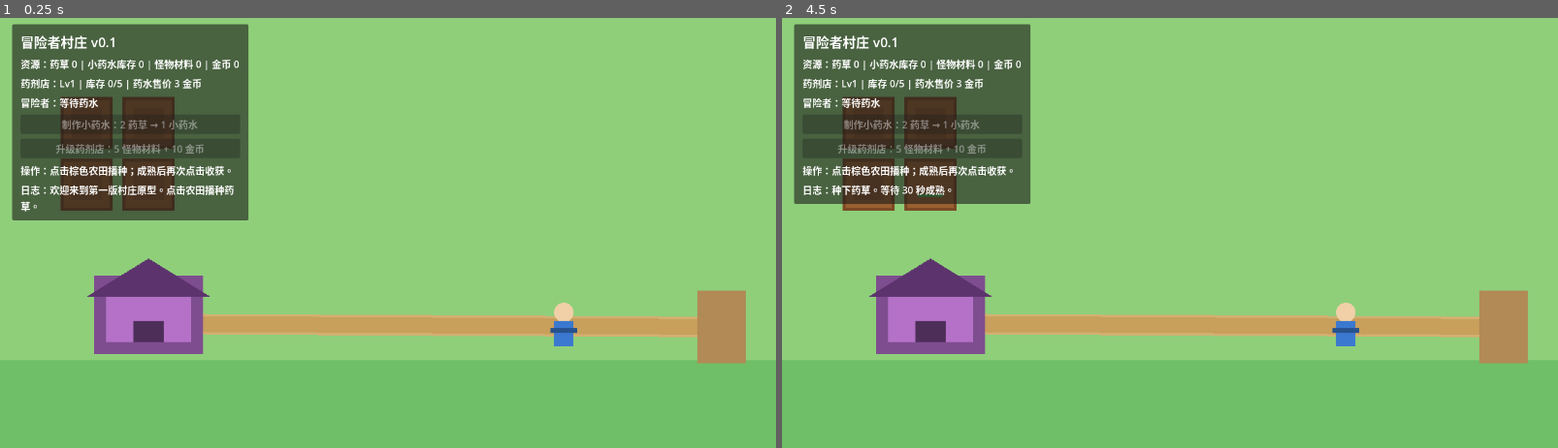
Above: before the commit, frames 1-2 (left to right).
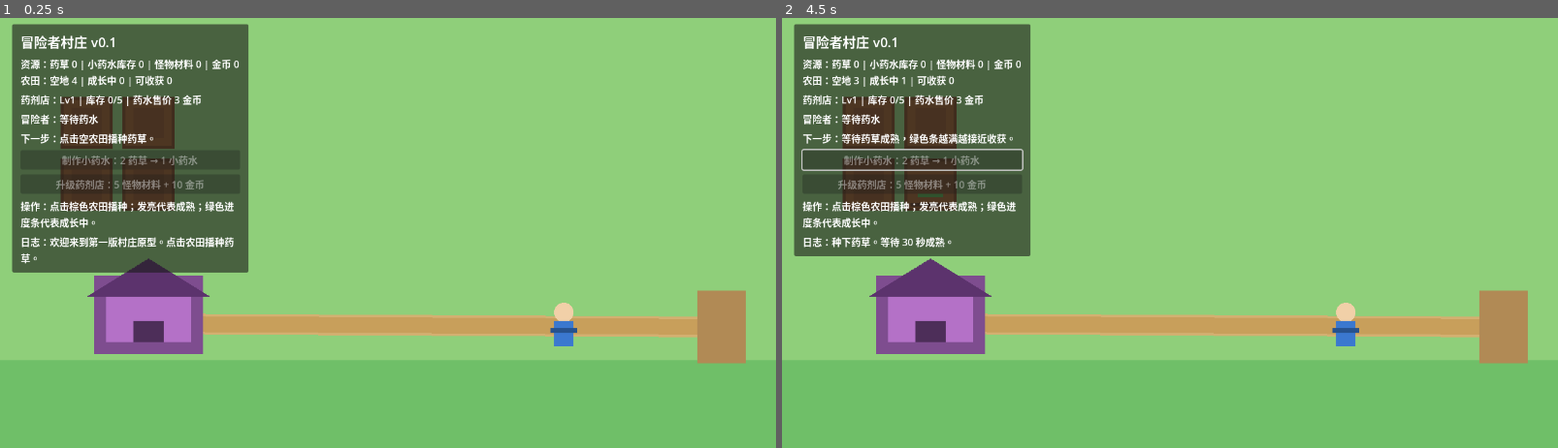
Above: after the commit, the same moments.

Repository: coddeerr/collapse
Game: Godot game, scene res://scenes/main.tscn
The game is run twice, just before and just after one commit, with the same random seed, the same clock (stepped at 60 frames per second) and the same inputs.
Inputs (mouse positions are in pixels of both pictures, inside the frame that each line leads up to):
- Up to frame 1 (0.25 s): no input
- Up to frame 2 (4.5 s): tap Enter at 0.5, 2, 3.5 s; move the mouse to (1340, 207) at 0.52 s; click (1340, 207) at 0.67 s; tap Space at 1.25, 2.75, 4.25 s; move the mouse to (1014, 250) at 1.27 s; click (1014, 250) at 1.42 s; move the mouse to (1247, 134) at 2.02 s; click (1247, 134) at 2.17 s; move the mouse to (1131, 319) at 2.77 s; click (1131, 319) at 2.92 s; move the mouse to (1402, 297) at 3.52 s; click (1402, 297) at 3.67 s; move the mouse to (937, 164) at 4.27 s; click (937, 164) at 4.42 s

The runs differ from the first frame. In frame 1, 6.7% of the frame differs, in the area x 1-32%, y 13-60%; in frame 2, 6.5%.

Commit message:
Capture art direction and prototype entry point

Diff:
--- a/scripts/main.gd
+++ b/scripts/main.gd
@@ -23,6 +23,7 @@
 const SHOP_UPGRADE_MATERIAL_COST := 5
 const SHOP_UPGRADE_GOLD_COST := 10
 
+const EXPEDITION_BAR_SIZE := Vector2(180, 14)
 const FARM_PLOT_SIZE := Vector2(86, 86)
 const WAIT_POS := Vector2(930, 520)
 const SHOP_POS := Vector2(245, 515)
@@ -44,6 +45,7 @@
 var resource_label: Label
 var shop_label: Label
 var adventurer_label: Label
+var objective_label: Label
 var hint_label: Label
 var log_label: Label
 var craft_button: Button
@@ -123,6 +125,11 @@
 	adventurer_label = Label.new()
 	box.add_child(adventurer_label)
 
+	objective_label = Label.new()
+	objective_label.add_theme_font_size_override("font_size", 16)
+	objective_label.autowrap_mode = TextServer.AUTOWRAP_WORD_SMART
+	box.add_child(objective_label)
+
 	craft_button = Button.new()
 	craft_button.text = "制作小药水：2 药草 → 1 小药水"
 	craft_button.pressed.connect(_on_craft_pressed)
@@ -133,7 +140,7 @@
 	box.add_child(upgrade_button)
 
 	hint_label = Label.new()
-	hint_label.text = "操作：点击棕色农田播种；成熟后再次点击收获。"
+	hint_label.text = "操作：点击棕色农田播种；发亮代表成熟；绿色进度条代表成长中。"
 	hint_label.autowrap_mode = TextServer.AUTOWRAP_WORD_SMART
 	box.add_child(hint_label)
 
@@ -240,11 +247,12 @@
 
 
 func _update_ui() -> void:
-	resource_label.text = "资源：药草 %d | 小药水库存 %d | 怪物材料 %d | 金币 %d" % [
+	resource_label.text = "资源：药草 %d | 小药水库存 %d | 怪物材料 %d | 金币 %d\n农田：%s" % [
 		herbs,
 		potion_stock,
 		monster_materials,
 		gold,
+		_get_plot_summary_text(),
 	]
 
 	shop_label.text = "药剂店：Lv%d | 库存 %d/%d | 药水售价 %d 金币" % [
@@ -255,6 +263,8 @@
 	]
 
 	adventurer_label.text = "冒险者：%s" % _get_adventurer_state_text()
+	objective_label.text = "下一步：%s" % _get_objective_text()
+
 	craft_button.disabled = herbs < HERBS_PER_POTION or potion_stock >= shop_capacity
 	upgrade_button.text = "升级药剂店：%d 怪物材料 + %d 金币" % [
 		SHOP_UPGRADE_MATERIAL_COST,
@@ -278,12 +288,65 @@
 	return "未知"
 
 
+func _get_plot_summary_text() -> String:
+	return "空地 %d | 成长中 %d | 可收获 %d" % [
+		_count_plots(CropState.EMPTY),
+		_count_plots(CropState.GROWING),
+		_count_plots(CropState.MATURE),
+	]
+
+
+func _get_objective_text() -> String:
+	if monster_materials >= SHOP_UPGRADE_MATERIAL_COST and gold >= SHOP_UPGRADE_GOLD_COST:
+		return "升级药剂店，扩大药水库存上限。"
+	if _count_plots(CropState.MATURE) > 0:
+		return "点击发亮的农田，收获药草。"
+	if herbs >= HERBS_PER_POTION and potion_stock < shop_capacity:
+		return "制作小药水，补给下一次出征。"
+	if adventurer_state == AdventurerState.EXPEDITION:
+		return "等待冒险者回村，带回怪物材料。"
+	if adventurer_state == AdventurerState.GOING_TO_SHOP:
+		return "冒险者正在买药水，准备出村。"
+	if adventurer_state == AdventurerState.GOING_TO_EXIT:
+		return "冒险者正前往出口，马上开始出征。"
+	if adventurer_state == AdventurerState.RETURNING:
+		return "冒险者正在回村，准备结算下一轮。"
+	if potion_stock > 0:
+		return "药剂店已有库存，冒险者会自动购买。"
+	if _count_plots(CropState.GROWING) > 0:
+		return "等待药草成熟，绿色条越满越接近收获。"
+	if _count_plots(CropState.EMPTY) > 0:
+		return "点击空农田播种药草。"
+	return "继续种药草、制药水、供给冒险者。"
+
+
+func _count_plots(state_value: int) -> int:
+	var count := 0
+	for plot in plots:
+		if int(plot["state"]) == state_value:
+			count += 1
+	return count
+
+
+func _draw_expedition_progress() -> void:
+	if adventurer_state != AdventurerState.EXPEDITION:
+		return
+
+	var progress := 1.0 - expedition_timer / EXPEDITION_TIME
+	var bar_position := Vector2(800, 72)
+	var bar_rect := Rect2(bar_position, EXPEDITION_BAR_SIZE)
+	draw_rect(bar_rect.grow(4), Color("#4e3d2c"))
+	draw_rect(bar_rect, Color("#2e261d"))
+	draw_rect(Rect2(bar_position, Vector2(EXPEDITION_BAR_SIZE.x * clampf(progress, 0.0, 1.0), EXPEDITION_BAR_SIZE.y)), Color("#f0c15a"))
+
+
 func _draw_world() -> void:
 	draw_rect(Rect2(Vector2.ZERO, Vector2(1280, 720)), Color("#8fcf7a"))
 	draw_rect(Rect2(Vector2(0, 575), Vector2(1280, 145)), Color("#6fbf68"))
 	draw_line(SHOP_POS, EXIT_POS, Color("#d3b071"), 34.0)
 	draw_line(SHOP_POS, EXIT_POS, Color("#c89f5b"), 26.0)
 	draw_rect(Rect2(EXIT_POS + Vector2(-30, -60), Vector2(80, 120)), Color("#b18a55"))
+	_draw_expedition_progress()
 
 
 func _draw_farm() -> void:
@@ -298,12 +361,17 @@
 			CropState.GROWING:
 				var progress := 1.0 - float(plot["timer"]) / GROW_TIME
 				var crop_rect := rect.grow(-22)
+				var progress_bar := Rect2(rect.position + Vector2(10, rect.size.y - 13), Vector2((rect.size.x - 20) * clampf(progress, 0.0, 1.0), 6))
 				crop_rect.size.y *= clampf(progress, 0.15, 1.0)
 				crop_rect.position.y = rect.position.y + rect.size.y - 22 - crop_rect.size.y
 				draw_rect(crop_rect, Color("#51a64b"))
+				draw_rect(Rect2(rect.position + Vector2(10, rect.size.y - 13), Vector2(rect.size.x - 20, 6)), Color("#5e3c24"))
+				draw_rect(progress_bar, Color("#b9e56d"))
 			CropState.MATURE:
+				draw_rect(rect.grow(4), Color("#fff2a6"), false, 4.0)
 				draw_rect(rect.grow(-18), Color("#4ebd4a"))
 				draw_circle(rect.get_center(), 18.0, Color("#94e06f"))
+				draw_circle(rect.get_center() + Vector2(22, -22), 7.0, Color("#fff8b8"))
 
 
 func _draw_shop() -> void:
Binary file added: art/concepts/village-three-quarter-concept.png
Binary file added: art/concepts/village-topdown-concept.png
Binary file added: art/style-exploration/style-01-safe-zone-day.png
Binary file added: art/style-exploration/style-02-polluted-boundary-dusk.png
Binary file added: art/style-exploration/style-03-night-attack.png
Not shown, changed: README.md
Not shown, added: art/style-exploration/art-direction-v0.1.md
Not shown, changed: game-design-v0.1.md
Not shown, added: play_game.bat
Not shown, changed: session-notes-game-concept.md
